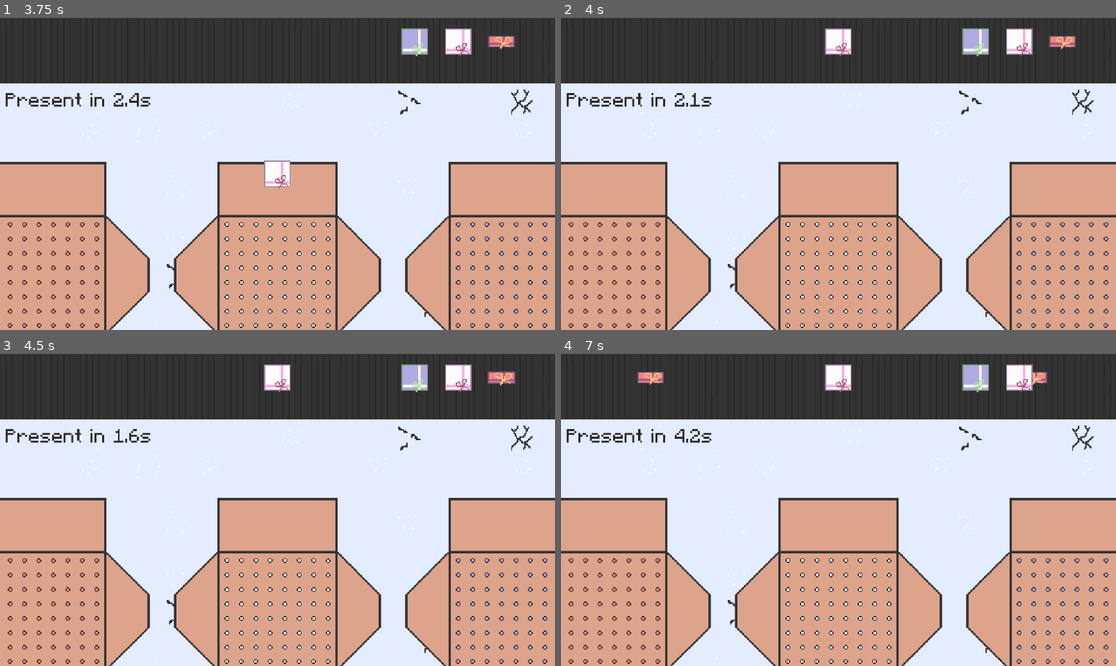
Above: before the commit, frames 1-4 (two rows, left to right).
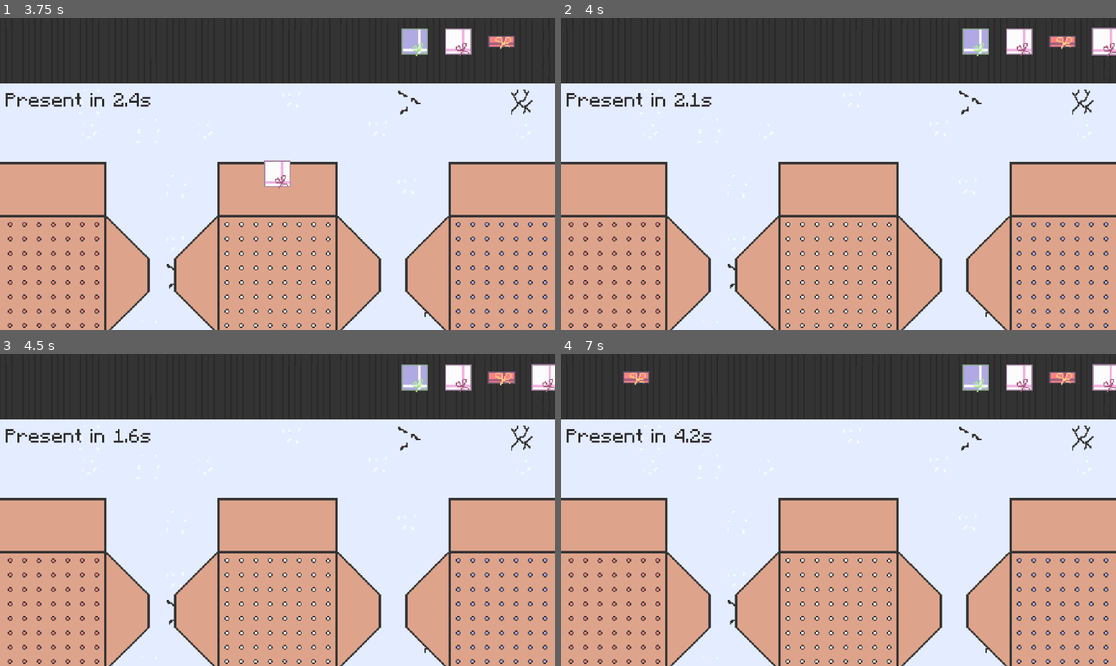
Above: after the commit, the same moments.

Repository: SuperDuperOrganisationsname/DevsThatJam9
Game: Godot game, scene res://scenes/menus/main_menu.tscn
Same seed, same stepped clock (60 frames per second), same inputs: the game is played once before the commit and once after it. Sound files missing from this copy of the repository are replaced by a short silence.
Inputs (mouse positions are in pixels of both pictures, inside the frame that each line leads up to):
- Up to frame 1 (3.75 s): click "Start Game" at 0.5 s; move the mouse to (399, 158) at 1.27 s; press the mouse at (399, 158) at 1.28 s; move the mouse to (166, 189) at 2.02 s; release the mouse at (166, 189) at 2.03 s; click (166, 189) at 2.1 s; move the mouse to (333, 105) at 2.77 s; press the mouse at (333, 105) at 2.78 s; move the mouse to (543, 42) at 3.52 s; release the mouse at (543, 42) at 3.53 s; click (543, 42) at 3.6 s
- Up to frame 2 (4 s): no input
- Up to frame 3 (4.5 s): move the mouse to (499, 378) at 4.27 s; press the mouse at (499, 378) at 4.28 s
- Up to frame 4 (7 s): move the mouse to (1021, 378) at 5.02 s; release the mouse at (1021, 378) at 5.03 s; click (1021, 378) at 5.1 s; move the mouse to (977, 378) at 5.77 s; press the mouse at (977, 378) at 5.78 s; move the mouse to (755, 432) at 6.52 s; release the mouse at (755, 432) at 6.53 s; click (755, 432) at 6.6 s

Frame 1 is identical in both runs. In frame 2, 0.8% of the frame differs, in the area x 47-100%, y 3-13%; in frame 3, 0.8%; in frame 4, 1.3%, in the area x 11-100%, y 3-13%.

Commit message:
bugfixes

Diff:
--- a/scripts/gameplay.gd
+++ b/scripts/gameplay.gd
@@ -84,7 +84,7 @@
 		if just_deleted:
 			just_deleted = false
 			return
-		if not gift.draggable and gift.position.x >= _int_to_x_pos(gift.gift_index):
+		if not gift.draggable and not gift.is_moving:
 			if just_deleted:
 				just_deleted = false
 				return
@@ -92,6 +92,8 @@
 			gift.pub_area_node.process_mode = Node.PROCESS_MODE_DISABLED
 			tween.tween_property(gift, "position", Vector2(_int_to_x_pos(j), Gift_Y_Pos), 0.1 * (gift.gift_index - j)).set_ease(Tween.EASE_OUT)
 			gift.gift_index = j
+			gift.is_moving = true
+			tween.chain().tween_property(gift, "is_moving", false, 0.001).set_ease(Tween.EASE_OUT)
 
 			await tween.finished
 			gift.pub_area_node.process_mode = Node.PROCESS_MODE_INHERIT
--- a/scripts/gift.gd
+++ b/scripts/gift.gd
@@ -21,6 +21,8 @@
 var final_pos: Vector2 = Vector2(0, 0)
 
 var gift_index: int = 0
+
+var is_moving: bool = false
 
 @onready var pub_area_node: Area2D = $Area2D
 
@@ -95,6 +97,7 @@
 			scale = Vector2(1, 1)
 			_on_reject_gift()
 			draggable = false
+			is_moving = false
 			z_index = 0
 		Globals.current_gift = null
 		Globals.current_grid = null
@@ -117,6 +120,7 @@
 	tentative_gift = true
 	if not Globals.is_dragging and Globals.current_gift == null:
 		draggable = true
+		is_moving = true
 		var tween = get_tree().create_tween()
 		tween.tween_property(self, "scale", Vector2(scale_size + 0.05, scale_size + 0.05), 0.1).set_ease(Tween.EASE_OUT)
 		Globals.current_gift = self
@@ -127,6 +131,7 @@
 	tentative_gift = false
 	if not Globals.is_dragging and Globals.current_gift == self:
 		draggable = false
+		is_moving = false
 		var tween = get_tree().create_tween()
 		if is_dropped:
 			tween.tween_property(self, "scale", Vector2(scale_size, scale_size), 0.1).set_ease(Tween.EASE_OUT)
